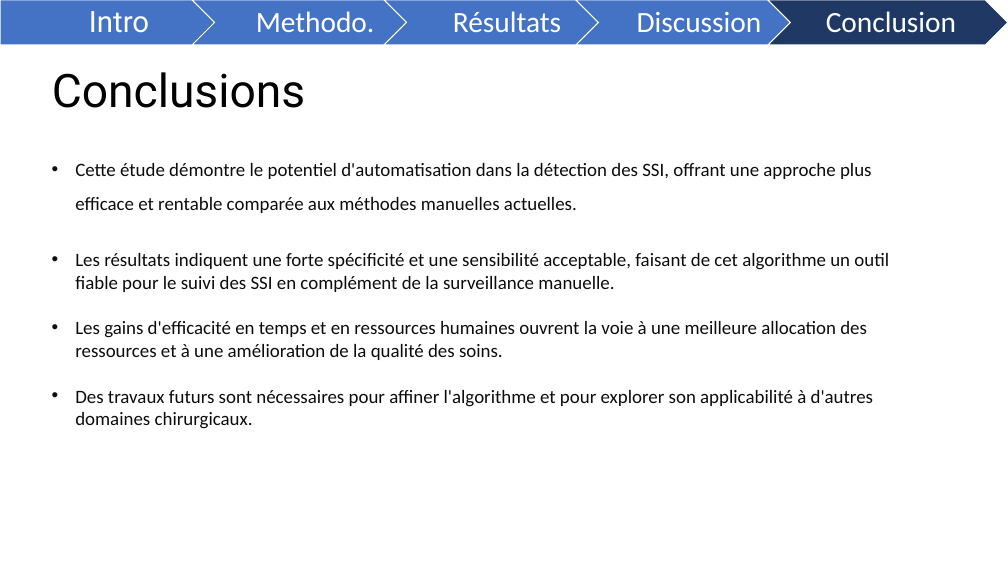
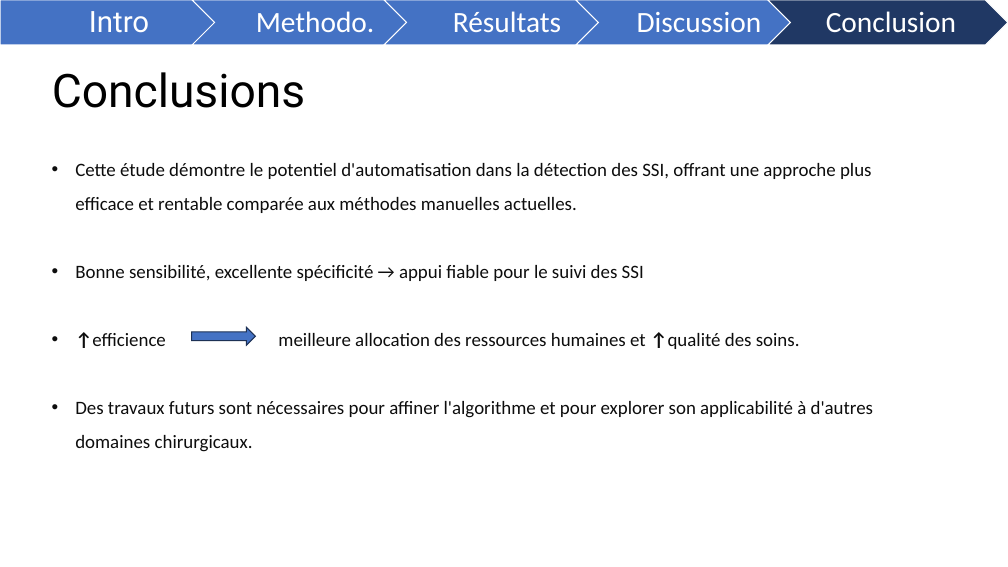
Before and after one commit to FrancescoMonti-source/theses_internes, a slide deck: slide 10 of memoire/reports/DÉTECTION SEMI-AUTOMATISÉE DES INFECTIONS POST-OPÉRATOIRES.pptx. Drawn at 1008x567 pixels with LibreOffice and Linux fonts; fonts in the diff are those of the drawing. Boxes give left, top, right and bottom in pixels: in the first picture for what was removed or moved away, otherwise in the second. Text is boxed around its words. In the diff, an @@ line names an element or a change of style, - is before the commit and + after.

```diff
--- a/memoire/reports/DÉTECTION SEMI-AUTOMATISÉE DES INFECTIONS POST-OPÉRATOIRES.pptx
+++ b/memoire/reports/DÉTECTION SEMI-AUTOMATISÉE DES INFECTIONS POST-OPÉRATOIRES.pptx
@@ text at [75, 265, 800, 349]: text changed @@
-• Les résultats indiquent une forte spécificité et une sensibilité acceptable, faisant de cet algorithme un outil fiable pour le suivi des SSI en complément de la surveillance manuelle.
-• Les gains d'efficacité en temps et en ressources humaines ouvrent la voie à une meilleure allocation des ressources et à une amélioration de la qualité des soins.
+• Bonne sensibilité, excellente spécificité → appui fiable pour le suivi des SSI
+• ↑efficience meilleure allocation des ressources humaines et ↑qualité des soins.
@@ right arrow added at [192, 327, 256, 346], fill #4472C4, outline #1E3256 1 pt @@
@@ text at [75, 401, 873, 452]: line spacing 1 to 1.5 @@
```
Also in this commit, not shown: 8 other slides changed, 2 slides added, 1 slide removed.
